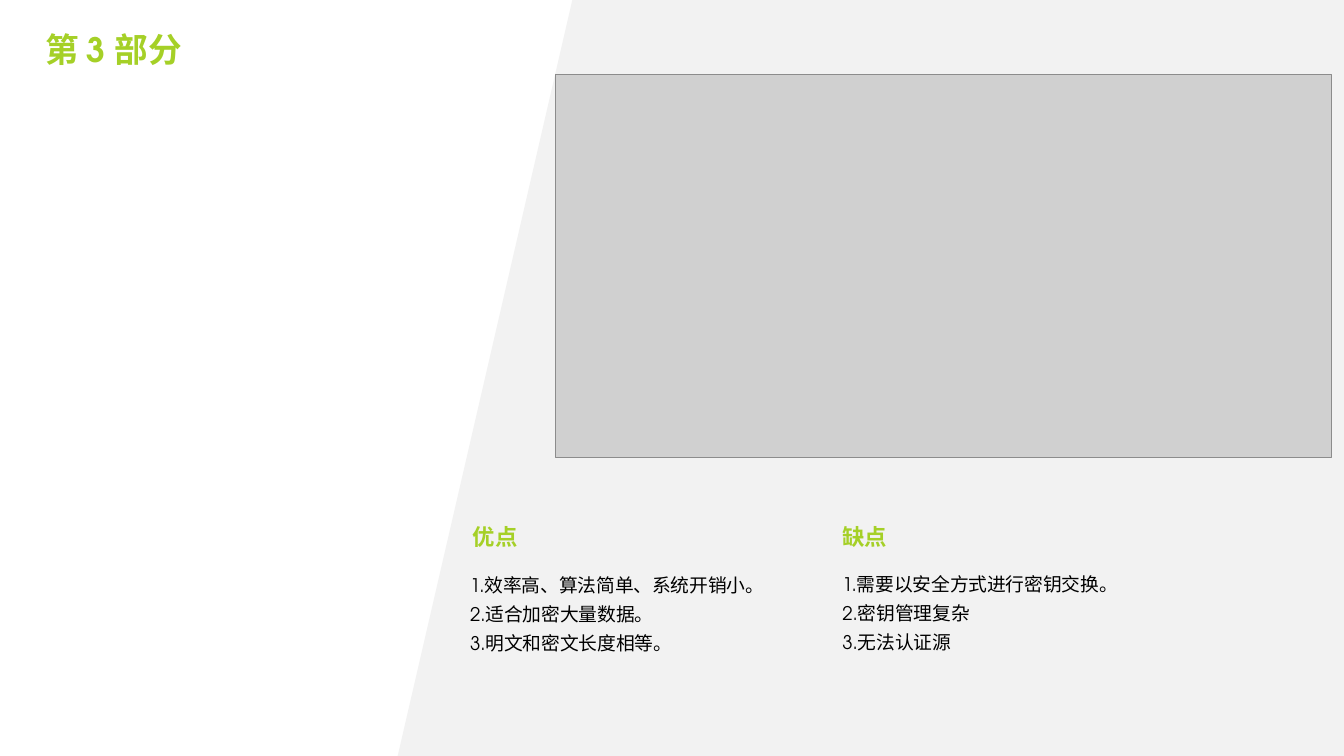
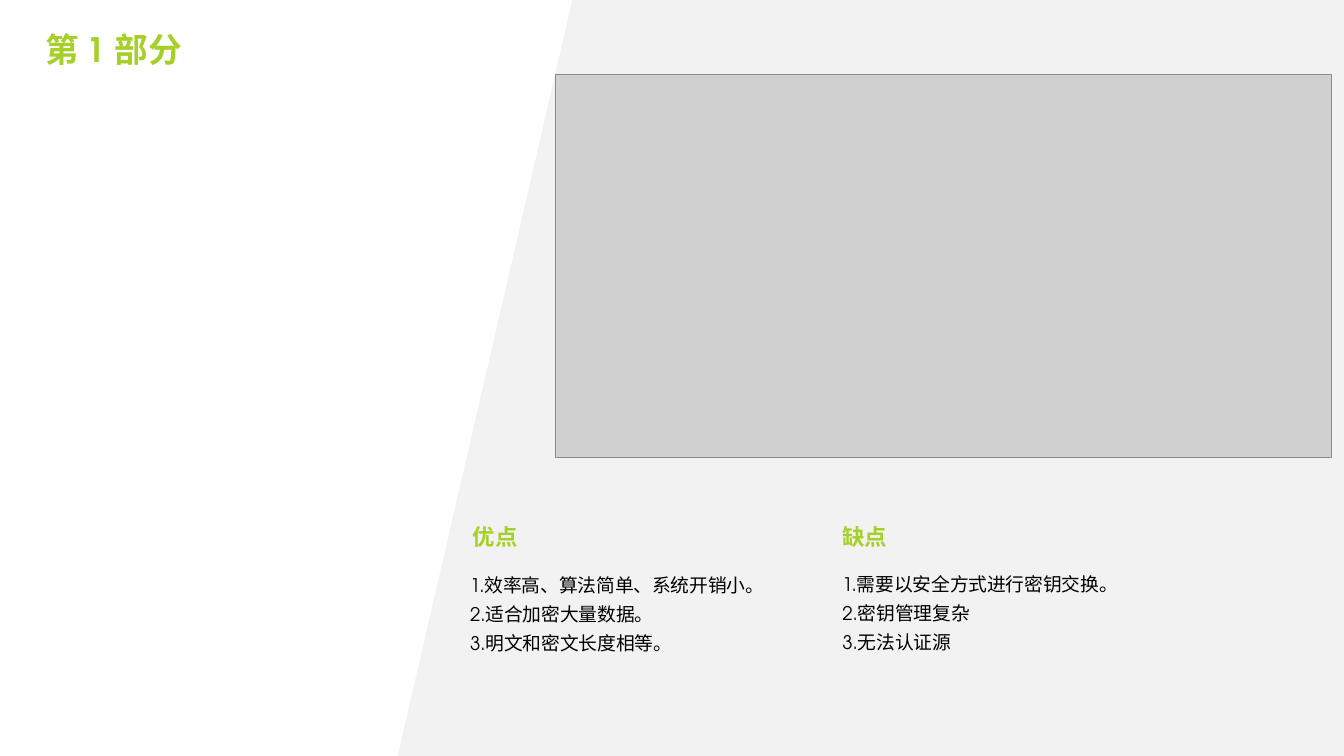
Before and after one commit to mikemikemao/c-11, a slide deck: slide 10 of encryption.pptx (slide 11 before the commit). Drawn at 1344x756 pixels with LibreOffice and Linux fonts; fonts in the diff are those of the drawing; grey boxes stand for pictures; background and template pictures are left out. Boxes give left, top, right and bottom in pixels: in the first picture for what was removed or moved away, otherwise in the second. Text is boxed around its words. In the diff, an @@ line names an element or a change of style, - is before the commit and + after.

```diff
--- a/encryption.pptx
+++ b/encryption.pptx
@@ text at [45, 33, 182, 65]: text changed @@
-第 3 部分
+第 1 部分
```
Also in this commit, not shown: 7 other slides changed, 14 slides added, 7 slides removed.
